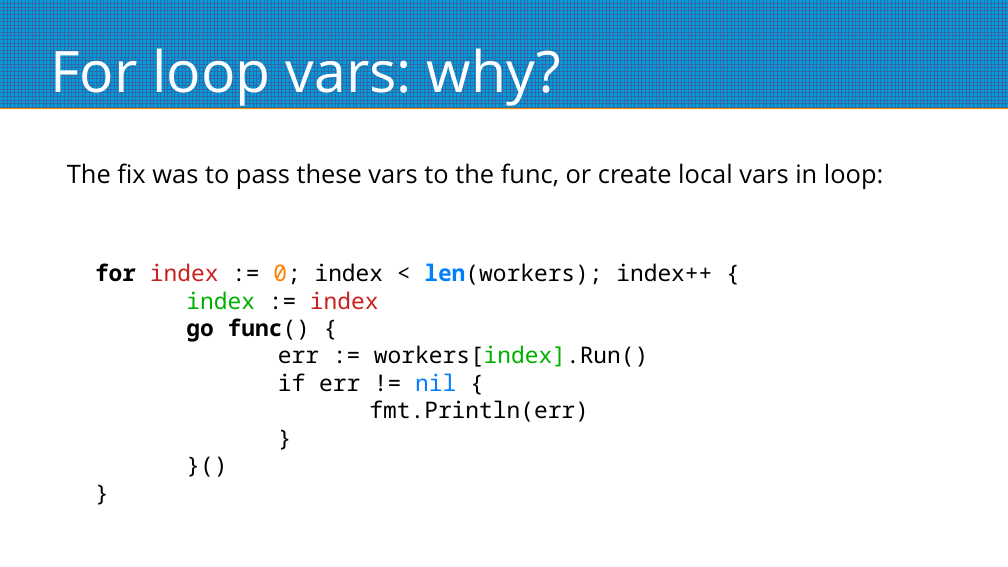
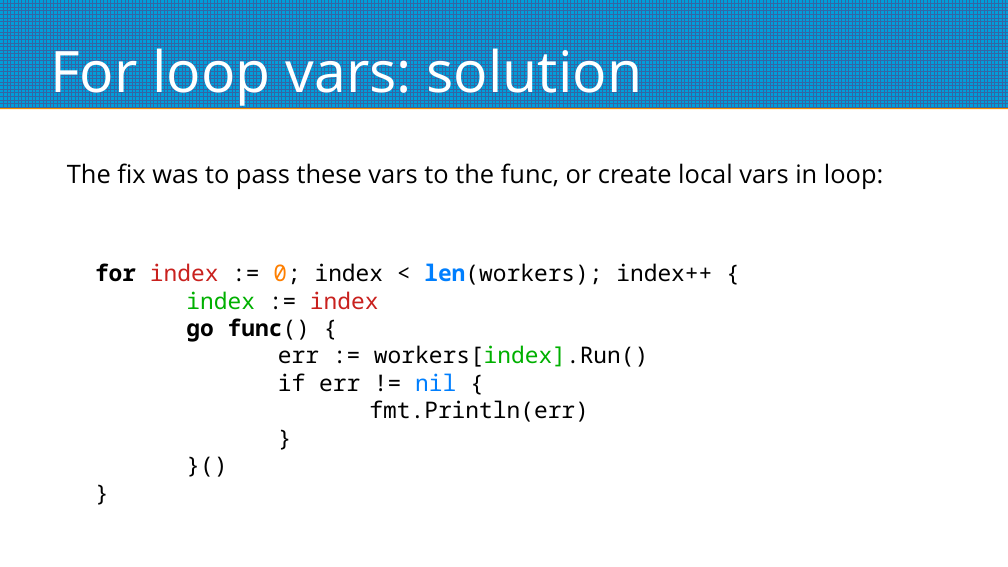
Before and after one commit to ilius/presentations, a slide deck: slide 4 of 2024-02-15/go-1-22.odp (slide 5 before the commit). Drawn at 1008x567 pixels with LibreOffice and Linux fonts; fonts in the diff are those of the drawing. Boxes give left, top, right and bottom in pixels: in the first picture for what was removed or moved away, otherwise in the second. Text is boxed around its words. In the diff, an @@ line names an element or a change of style, - is before the commit and + after.

```diff
--- a/2024-02-15/go-1-22.odp
+++ b/2024-02-15/go-1-22.odp
@@ title at box(50, 38, 642, 107): text changed @@
-For loop vars: why?
+For loop vars: solution
```
Also in this commit, not shown: 5 other slides changed, 1 other file.
